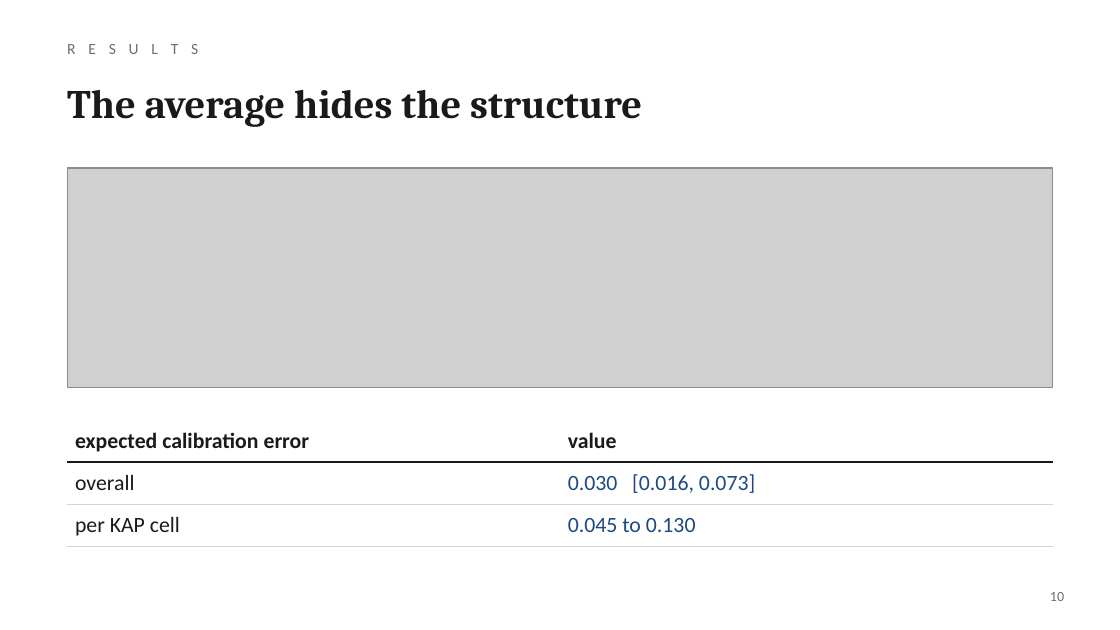
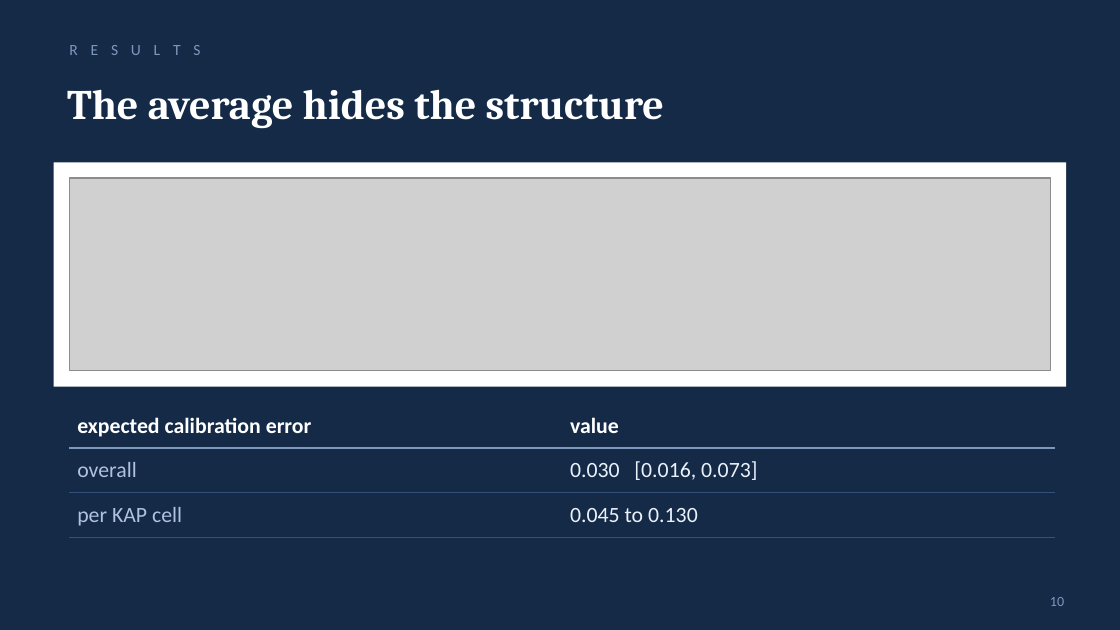
Before and after one commit to shecode-hue/knowing-where-not-to-look, a slide deck: slide 10 of presentation/knowing_where_not_to_look.pptx. Drawn at 1120x630 pixels with LibreOffice and Linux fonts; fonts in the diff are those of the drawing; grey boxes stand for pictures. Boxes give left, top, right and bottom in pixels: in the first picture for what was removed or moved away, otherwise in the second. Text is boxed around its words. In the diff, an @@ line names an element or a change of style, - is before the commit and + after.

Commit message:
Dark redesign of the deck, verified by rendering every slide
preview.py rasterizes the pptx with Office's own Cambria and Calibri so
slides are inspected as pixels, not coordinates. Figures regenerated as
title-free plates mounted on the deep-navy ground; subscripts are real
subscript runs (Cambria lacks U+209B); math table cells set in Cambria
because Calibri lacks the element-of glyphs. Geometry lint 0 flags.

```diff
--- a/presentation/knowing_where_not_to_look.pptx
+++ b/presentation/knowing_where_not_to_look.pptx
@@ background #FFFFFF to #142A47 @@
@@ text "R E S U L ..." at [69, 45, 200, 55]: text colour #6C6E74 to #7E97BC @@
@@ text "The average hides the structure" at [67, 89, 665, 129]: size 26 to 27 pt, text colour #1A1A1C to #FFFFFF @@
@@ rectangle added at [54, 162, 1066, 386], fill #FFFFFF @@
@@ picture: place and size @@
-picture at [67, 168, 1053, 388]
+picture at [69, 178, 1051, 371]
@@ table at [69, 403, 1055, 530] @@
@@ fill #FFFFFF to #142A47 in 6 cells @@
@@ text colour #1A1A1C to #FFFFFF in "expected calibration error", "value" @@
@@ text colour #1A1A1C to #AFC2DE in "overall", "per KAP cell" @@
@@ text colour #1C4A80 to #EAF1FA in "0.030 [0.016, 0.073]", "0.045 to 0.130" @@
@@ borders changed @@
@@ table: place and size @@
-table at [67, 420, 1053, 540]
+table at [69, 403, 1055, 530]
@@ page number at [1050, 597, 1064, 606]: text colour #6C6E74 to #7E97BC @@
```
Also in this commit, not shown: 12 other slides changed, 3 other files.
